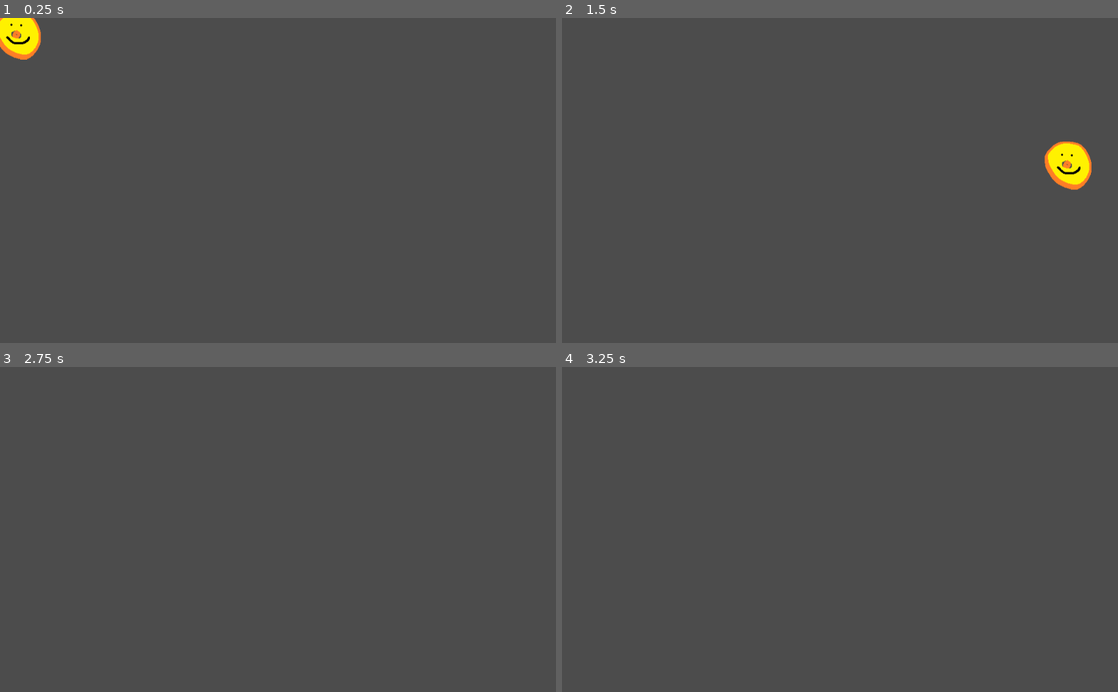
Above: before the commit, frames 1-4 (two rows, left to right).
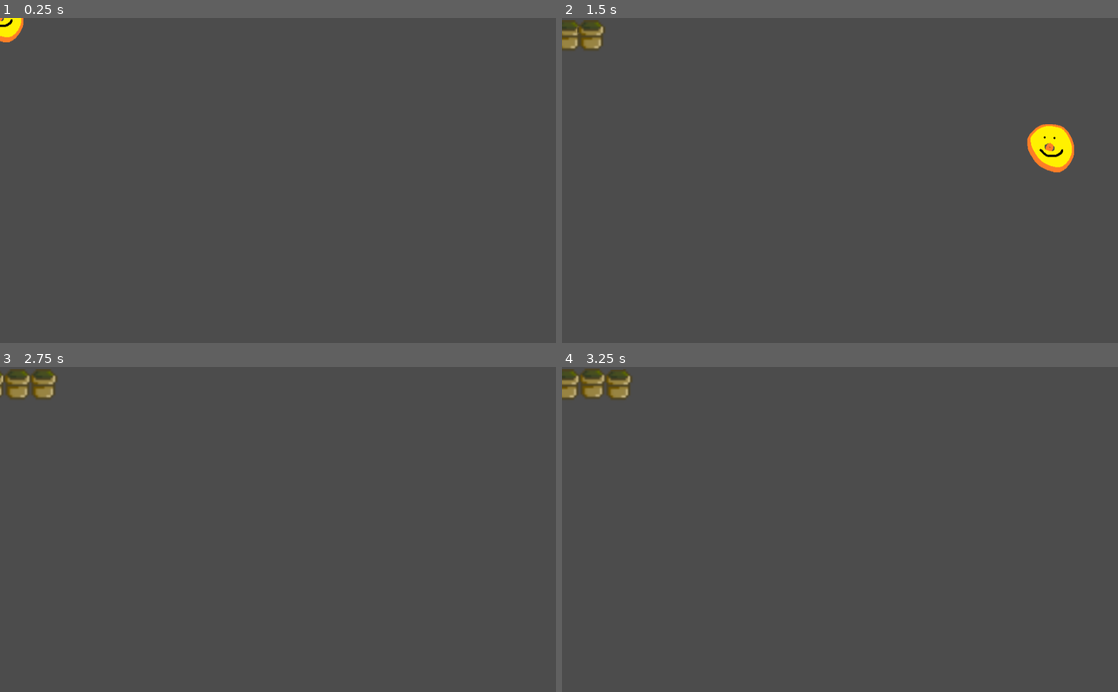
Above: after the commit, the same moments.

Repository: CyborgSquirrel/bepis-mula
Game: Godot game, scene res://Scenes/main.tscn
Two runs of this game, one before a commit and one after it. Both use one fixed random seed, a clock stepped at 60 frames per second and the inputs below.
Inputs (mouse positions are in pixels of both pictures, inside the frame that each line leads up to):
- Up to frame 1 (0.25 s): no input
- Up to frame 2 (1.5 s): tap Enter at 0.5 s; move the mouse to (962, 164) at 0.52 s; hold Right (ui_right) 0.53-1.28 s; click (962, 164) at 0.6 s; move the mouse to (728, 196) at 1.27 s; hold Down (ui_down) from 1.28 s (still down); click (728, 196) at 1.35 s
- Up to frame 3 (2.75 s): move the mouse to (333, 458) at 2.02 s; release Down (ui_down) at 2.03 s; hold Right (ui_right) from 2.03 s (still down); click (333, 458) at 2.1 s
- Up to frame 4 (3.25 s): tap Space at 2.75 s; move the mouse to (812, 594) at 2.77 s; release Right (ui_right) at 2.78 s; hold Up (ui_up) from 2.78 s (still down); click (812, 594) at 2.85 s

The runs differ from the first frame. In frame 1, 0.7% of the frame differs, in the area x 0-8%, y 0-13%; in frame 2, 2.0%, in the area x 0-96%, y 0-53%; in frame 3, 0.8%; in frame 4, 1.0%.

Commit message:
Added shitty shooting

Diff:
--- a/Mini Scenes/enemy.tscn
+++ b/Mini Scenes/enemy.tscn
@@ -2,17 +2,12 @@
 
 [ext_resource path="res://Textures/enemy.png" type="Texture" id=1]
 
-[node name="Enemy" type="KinematicBody2D" index="0"]
+[node name="Enemy" type="KinematicBody2D"]
 
-position = Vector2( 32, 32 )
 input_pickable = false
 collision_layer = 1
 collision_mask = 1
 collision/safe_margin = 0.08
-_sections_unfolded = [ "Transform" ]
-__meta__ = {
-"_edit_group_": true
-}
 
 [node name="Sprite" type="Sprite" parent="." index="0"]
 
--- a/Mini Scenes/player.tscn
+++ b/Mini Scenes/player.tscn
@@ -3,17 +3,13 @@
 [ext_resource path="res://Scripts/Player.gd" type="Script" id=1]
 [ext_resource path="res://Textures/player.png" type="Texture" id=2]
 
-[node name="Player" type="KinematicBody2D" index="0"]
+[node name="Player" type="KinematicBody2D"]
 
-position = Vector2( 32, 32 )
 input_pickable = false
 collision_layer = 1
 collision_mask = 1
 collision/safe_margin = 0.08
 script = ExtResource( 1 )
-__meta__ = {
-"_edit_group_": true
-}
 
 [node name="Sprite" type="Sprite" parent="." index="0"]
 
--- a/Mini Scenes/pot.tscn
+++ b/Mini Scenes/pot.tscn
@@ -8,17 +8,17 @@
 radius = 24.0
 height = 12.0
 
-[node name="RigidBody2D" type="RigidBody2D"]
+[node name="RigidBody2D" type="RigidBody2D" index="0"]
 
 position = Vector2( 32, 32 )
 input_pickable = false
 collision_layer = 1
 collision_mask = 1
 mode = 0
-mass = 1.0
+mass = 0.01
 friction = 1.0
 bounce = 0.0
-gravity_scale = 1.0
+gravity_scale = 0.0
 custom_integrator = false
 continuous_cd = 0
 contacts_reported = 0
--- a/Scenes/main.tscn
+++ b/Scenes/main.tscn
@@ -2,8 +2,6 @@
 
 [ext_resource path="res://Mini Scenes/player.tscn" type="PackedScene" id=1]
 
-[node name="Node2D" type="Node2D" index="0"]
+[node name="Game" type="Node2D"]
 
 [node name="Node" parent="." index="0" instance=ExtResource( 1 )]
-
-_sections_unfolded = [ "Transform" ]
--- a/Scripts/Player.gd
+++ b/Scripts/Player.gd
@@ -1,14 +1,27 @@
 extends KinematicBody2D
 
 const SPEED = 20
+var pot = preload("res://Mini Scenes/pot.tscn")
+var root
 
 func _ready():
 	set_physics_process(true)
+	root = get_tree().get_root().get_node("Game")
 
-func _physics_process(delta):
+func _movement():
 	var velocity = Vector2()
 	var input = Vector2()
 	input.x = int(Input.is_action_pressed("ui_right")) - int(Input.is_action_pressed("ui_left"))
 	input.y = int(Input.is_action_pressed("ui_down")) - int(Input.is_action_pressed("ui_up"))
 	velocity = input.normalized() * SPEED
 	position += velocity
+
+func _shooting():
+	if Input.is_action_just_pressed("char_shoot"):
+		root.add_child(pot.instance())
+		pass
+	pass
+
+func _physics_process(delta):
+	_movement()
+	_shooting()
